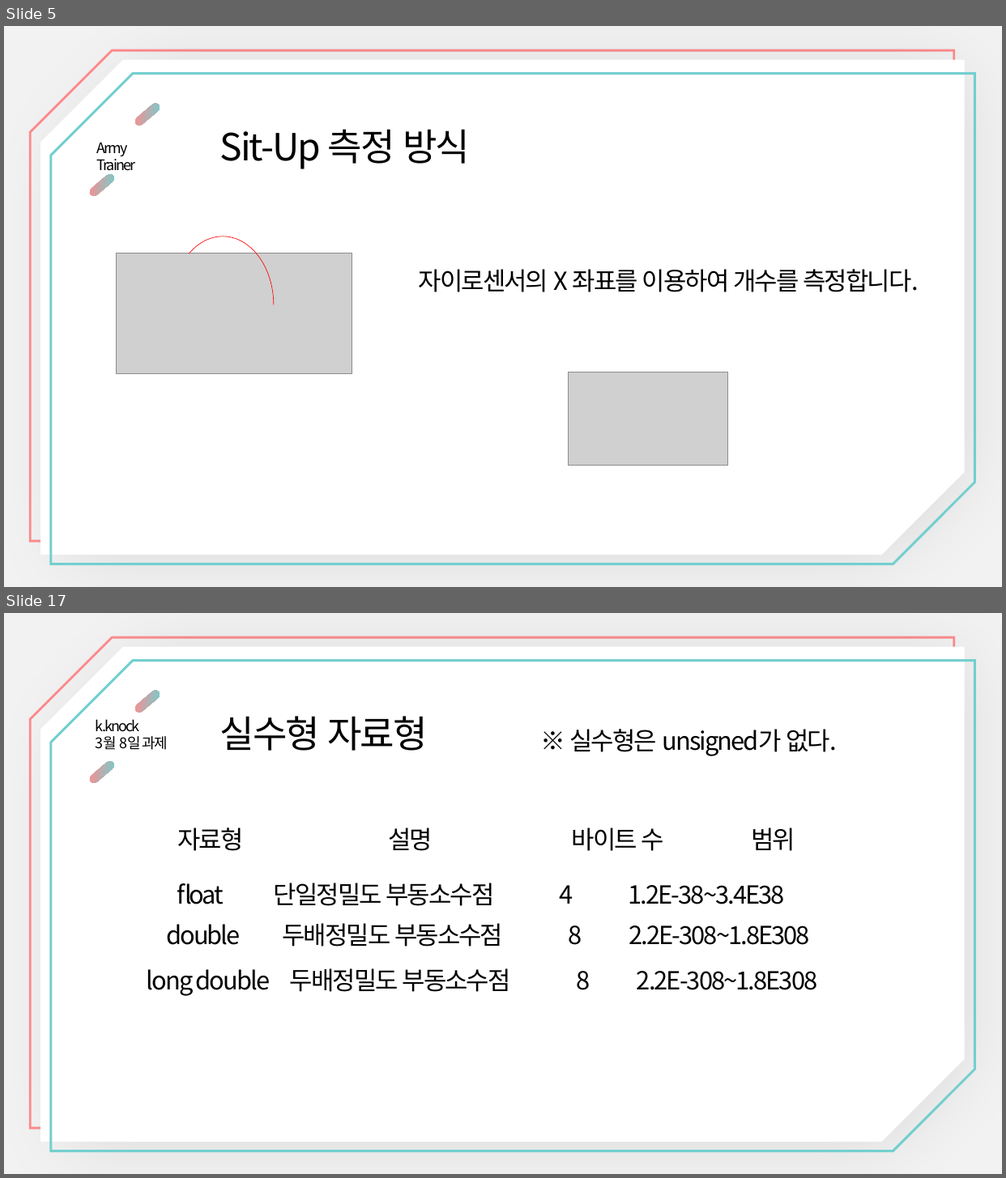
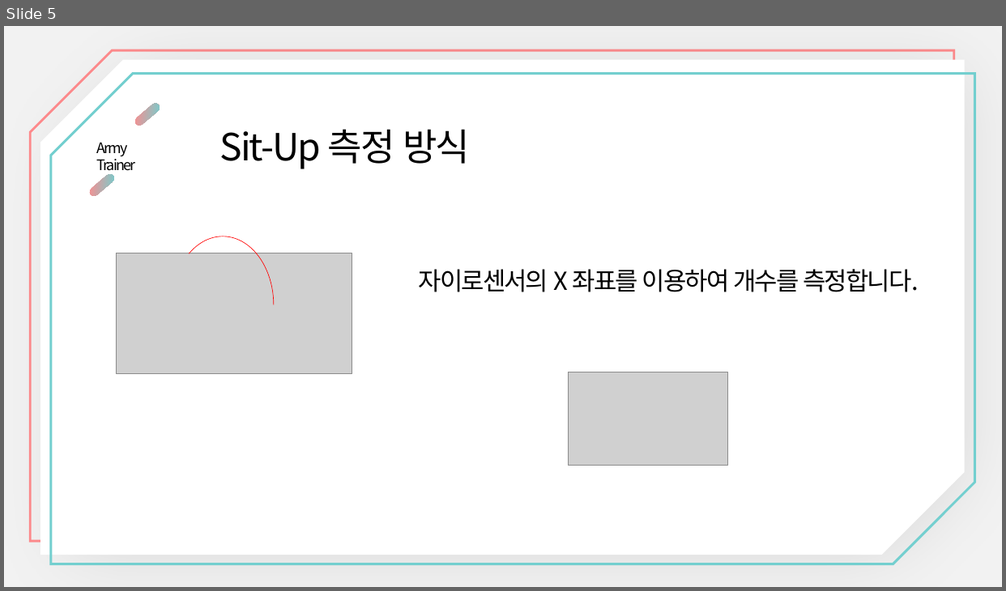
Before and after one commit to nilsys/App_ArmyTrainer_nanglam, a slide deck: PPT/App_ArmyTrainer_nanglam.ppt. Shown one above the other, each under a label of ours: slides 5 and 17 before the commit, slide 5 after it; the slides between them are not shown. The pictures are 1006x1178 and 1006x591 pixels, drawn with LibreOffice and Linux fonts; fonts in the diff are those of the drawing; grey boxes stand for pictures. Boxes give left, top, right and bottom in pixels: in the first picture for what was removed or moved away, otherwise in the second. Text is boxed around its words. In the diff, an @@ line names an element or a change of style, - is before the commit and + after.

```diff
--- a/PPT/App_ArmyTrainer_nanglam.ppt
+++ b/PPT/App_ArmyTrainer_nanglam.ppt
@@ slide 17 removed at [4, 613, 1002, 1174], background #F2F2F2 @@
@@ snip diag rect removed at [30, 637, 954, 1129] @@
@@ snip diag rect removed at [40, 647, 965, 1142] @@
@@ snip diag rect removed at [51, 660, 975, 1152] @@
@@ pill shape removed at [134, 689, 161, 714] @@
@@ text removed at [96, 719, 167, 750] @@
-k.knock
-3월 8일 과제
@@ text removed at [219, 716, 428, 751] @@
-실수형 자료형
@@ text removed at [569, 729, 837, 756] @@
-※ 실수형은 unsigned가 없다.
@@ pill shape removed at [88, 760, 116, 785] @@
@@ text removed at [177, 828, 795, 851] @@
-자료형 설명 바이트 수 범위
@@ text removed at [177, 883, 785, 906] @@
-float 단일정밀도 부동소수점 4 1.2E-38~3.4E38
@@ text removed at [166, 923, 809, 947] @@
-double 두배정밀도 부동소수점 8 2.2E-308~1.8E308
@@ text removed at [147, 969, 817, 996] @@
-long double 두배정밀도 부동소수점 8 2.2E-308~1.8E308
```
Also in this commit, not shown: 1 slide changed, 17 slides added, 17 other slides removed, 1 other file.
